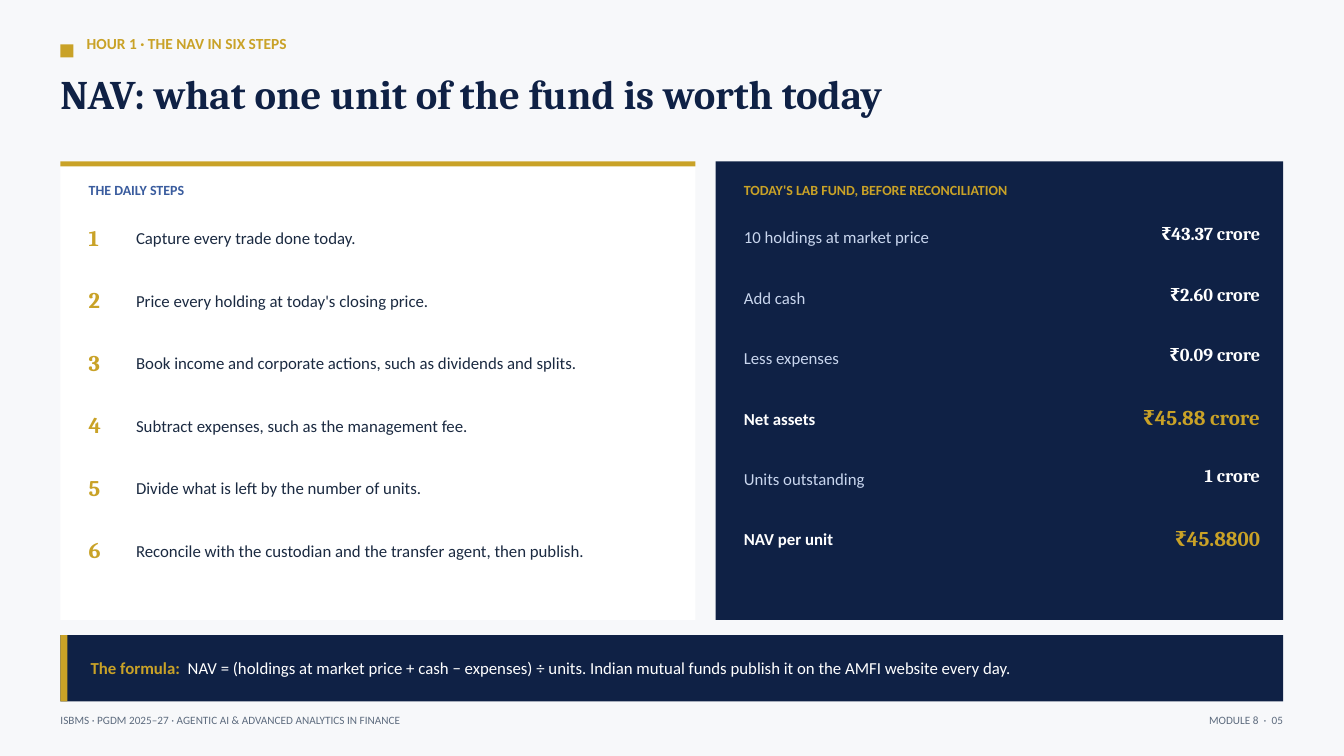
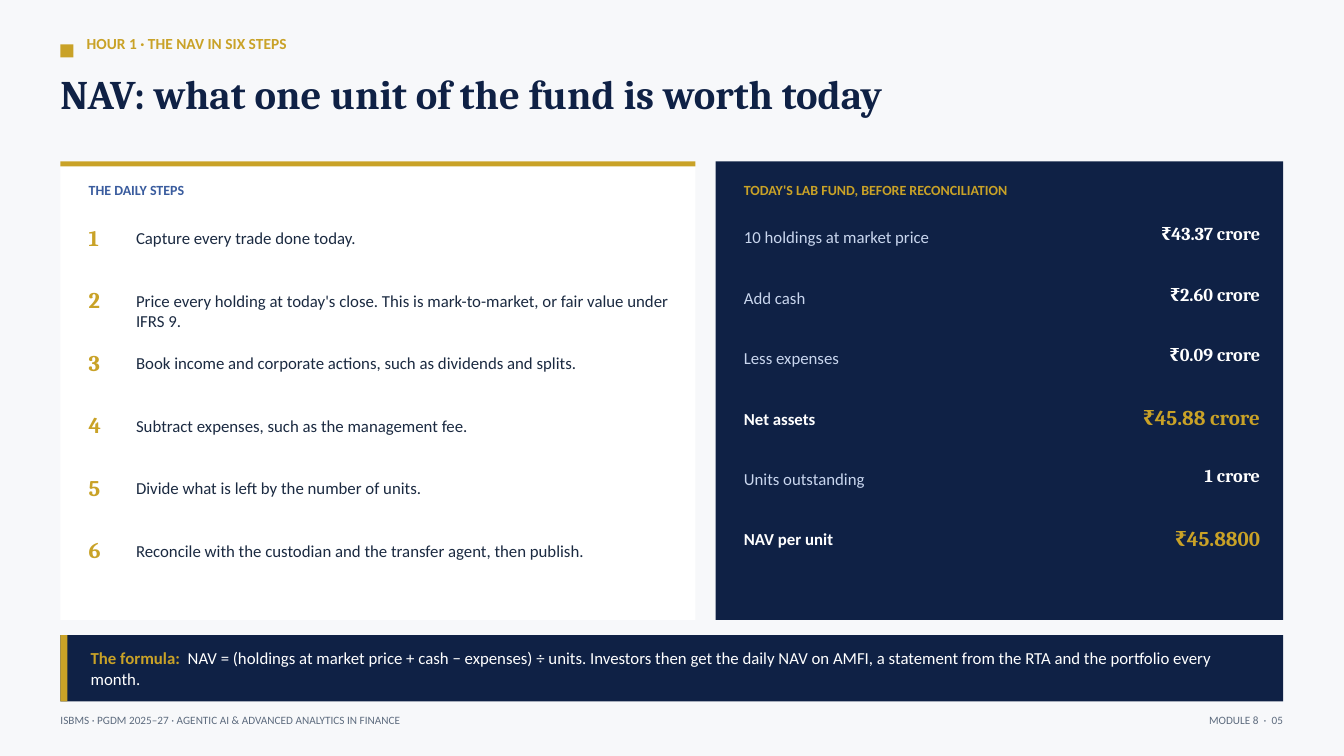
Before and after one commit to tejasgjadhav/AIFINANCE, a slide deck: slide 5 of slides/Module-08-Fund-Administration-NAV.pptx. Drawn at 1344x756 pixels with LibreOffice and Linux fonts; fonts in the diff are those of the drawing. Boxes give left, top, right and bottom in pixels: in the first picture for what was removed or moved away, otherwise in the second. Text is boxed around its words. In the diff, an @@ line names an element or a change of style, - is before the commit and + after.

```diff
--- a/slides/Module-08-Fund-Administration-NAV.pptx
+++ b/slides/Module-08-Fund-Administration-NAV.pptx
@@ text at (x1=136, y1=295, x2=668, y2=327): text changed @@
-Price every holding at today's closing price.
+Price every holding at today's close. This is mark-to-market, or fair value under IFRS 9.
@@ text at (x1=91, y1=652, x2=1211, y2=685): text changed @@
-The formula: NAV = (holdings at market price + cash − expenses) ÷ units. Indian mutual funds publish it on the AMFI website every day.
+The formula: NAV = (holdings at market price + cash − expenses) ÷ units. Investors then get the daily NAV on AMFI, a statement from the RTA and the portfolio every month.
```
Also in this commit, not shown: 2 other slides changed, 4 other files.
